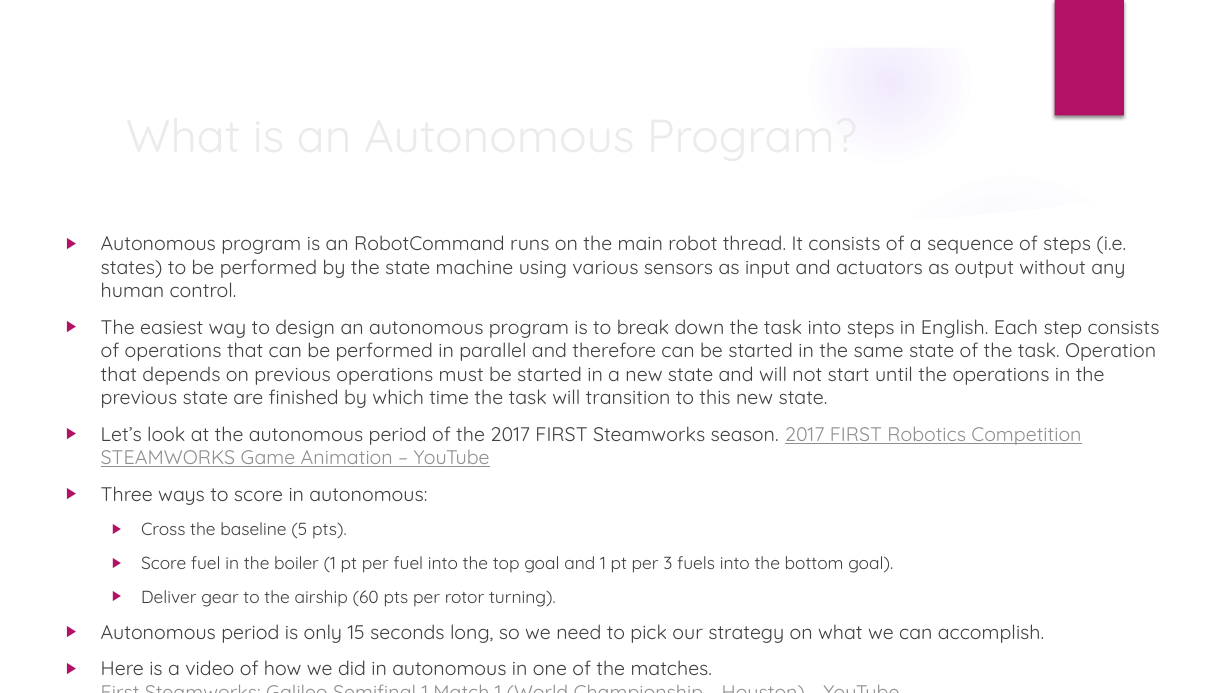
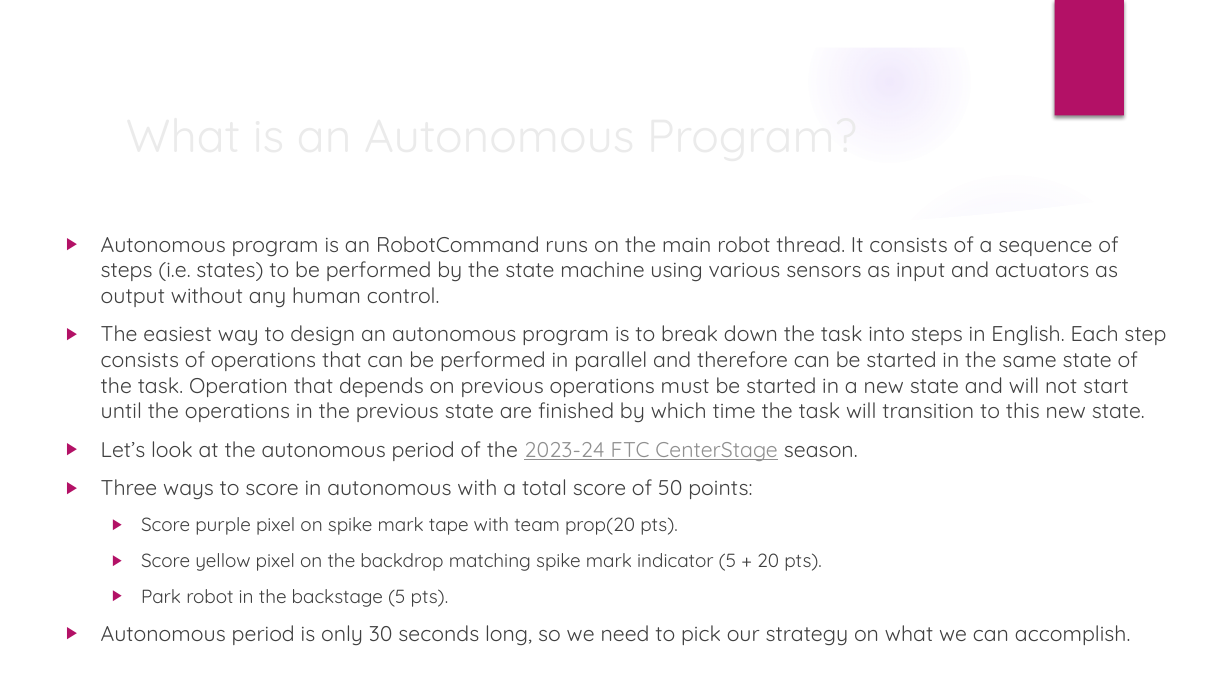
Before and after one commit to trc492/FrcProgrammingClass, a slide deck: slide 7 of FtcLessons/7-Autonomous.pptx. Drawn at 1232x693 pixels with LibreOffice and Linux fonts; fonts in the diff are those of the drawing; background and template pictures are left out. Boxes give left, top, right and bottom in pixels: in the first picture for what was removed or moved away, otherwise in the second. Text is boxed around its words. In the diff, an @@ line names an element or a change of style, - is before the commit and + after.

```diff
--- a/FtcLessons/7-Autonomous.pptx
+++ b/FtcLessons/7-Autonomous.pptx
@@ text at [101, 236, 1166, 423]: size 15.3 to 16.6 pt in "Autonomous program is an RobotCommand runs on ...", "The easiest way to design an autonomous ..." @@
@@ text at [101, 441, 1130, 646]: text changed; size 15.3 to 16.6 pt @@
-▶ Let’s look at the autonomous period of the 2017 FIRST Steamworks season. 2017 FIRST Robotics Competition STEAMWORKS Game Animation – YouTube
-▶ Three ways to score in autonomous:
-  ▶ Cross the baseline (5 pts).
-  ▶ Score fuel in the boiler (1 pt per fuel into the top goal and 1 pt per 3 fuels into the bottom goal).
-  ▶ Deliver gear to the airship (60 pts per rotor turning).
-▶ Autonomous period is only 15 seconds long, so we need to pick our strategy on what we can accomplish.
-▶ Here is a video of how we did in autonomous in one of the matches.
-  First Steamworks: Galileo Semifinal 1 Match 1 (World Championship - Houston) - YouTube
+▶ Let’s look at the autonomous period of the 2023-24 FTC CenterStage season.
+▶ Three ways to score in autonomous with a total score of 50 points:
+  ▶ Score purple pixel on spike mark tape with team prop(20 pts).
+  ▶ Score yellow pixel on the backdrop matching spike mark indicator (5 + 20 pts).
+  ▶ Park robot in the backstage (5 pts).
+▶ Autonomous period is only 30 seconds long, so we need to pick our strategy on what we can accomplish.
```
Also in this commit, not shown: 5 other slides changed, 1 other file.
